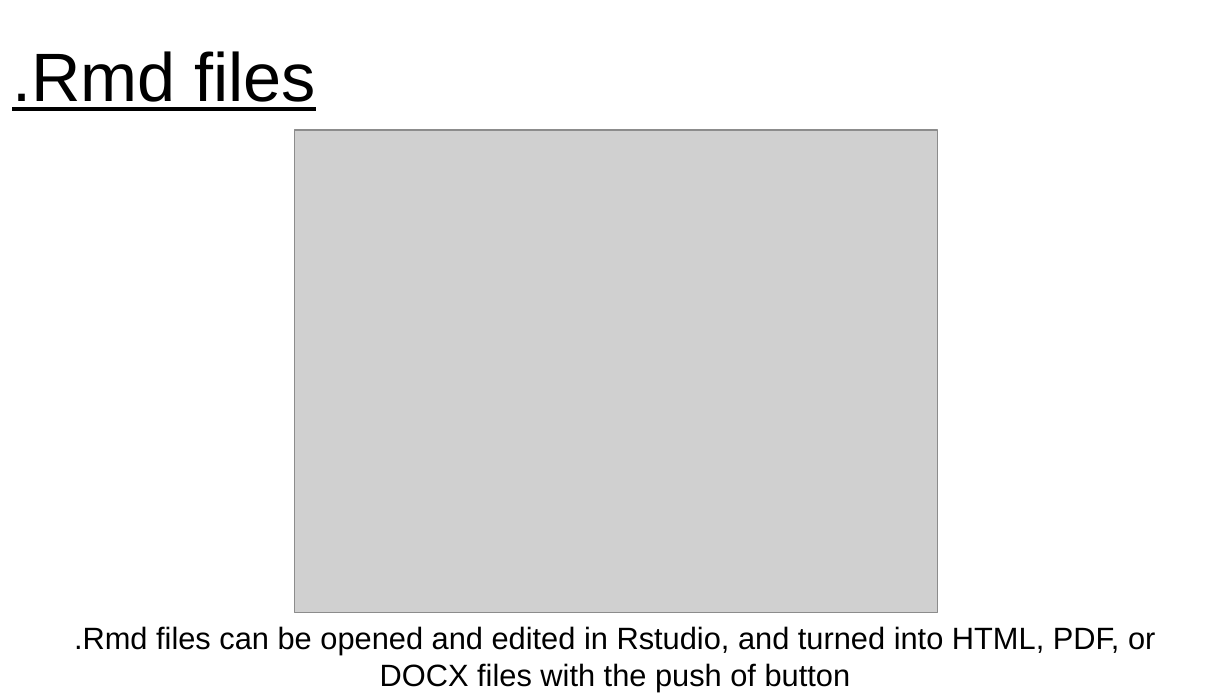
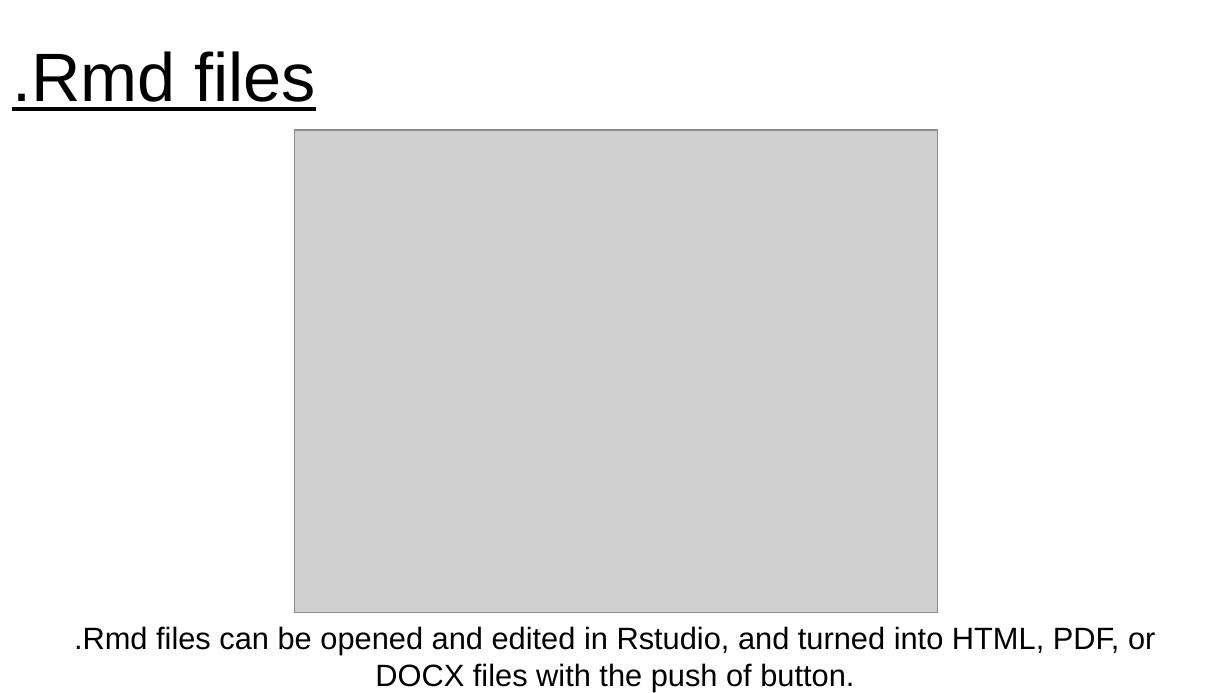
Before and after one commit to jennahamlin/GiGte, a slide deck: slide 5 of GiGte.pptx. Drawn at 1232x693 pixels with LibreOffice and Linux fonts; fonts in the diff are those of the drawing; grey boxes stand for pictures. Boxes give left, top, right and bottom in pixels: in the first picture for what was removed or moved away, otherwise in the second. Text is boxed around its words. In the diff, an @@ line names an element or a change of style, - is before the commit and + after.

```diff
--- a/GiGte.pptx
+++ b/GiGte.pptx
@@ text at [74, 626, 1155, 691]: text changed @@
-.Rmd files can be opened and edited in Rstudio, and turned into HTML, PDF, or DOCX files with the push of button
+.Rmd files can be opened and edited in Rstudio, and turned into HTML, PDF, or DOCX files with the push of button.
```
Also in this commit, not shown: 4 other slides changed, 1 slide added, 2 other files.
